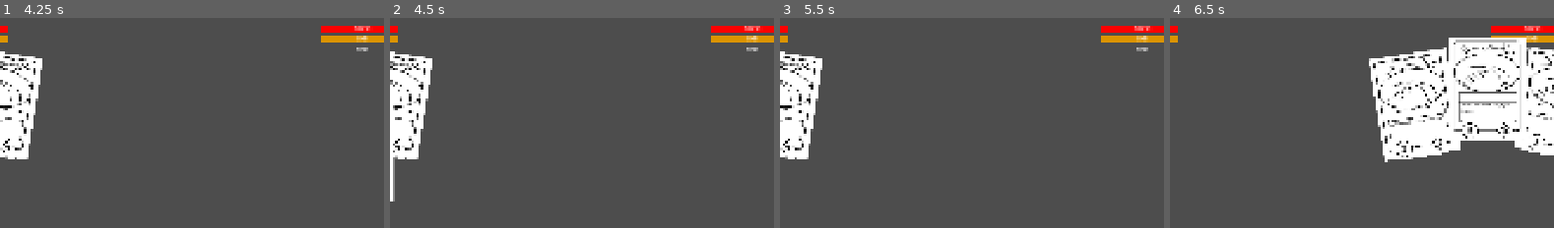
Above: before the commit, frames 1-4 (left to right).
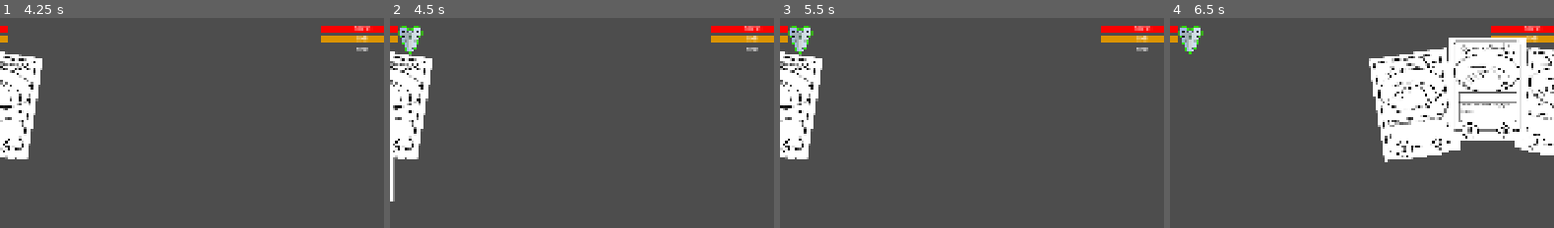
Above: after the commit, the same moments.

Repository: idealmonke/2.5d-test
Game: Godot game, scene res://game_data/scenes/Main_Menu.tscn
Same seed, same stepped clock (60 frames per second), same inputs: the game is played once before the commit and once after it. The engine's default icon, where the game draws it, is replaced by a stand-in: a white triangle on a blue panel in a dark square.
Inputs (mouse positions are % of the whole screen's width and height, from its top left):
- Up to frame 1 (4.25 s): click "Play" at 0.5 s; click "END TURN" at 1.25 s; tap Enter at 2 s; drag from (21, 79) to (60, 26) at 2.02 s; tap Space at 2.75 s; drag from (7, 78) to (45, 70) at 2.77 s; move the mouse to (7, 77) at 3.52 s; hold W from 3.53 s (still down); tap R at 3.6 s; click (7, 77) at 3.67 s
- Up to frame 2 (4.5 s): release W at 4.25 s; tap Enter at 4.25 s; drag from (7, 78) to (19, 33) at 4.27 s
- Up to frame 3 (5.5 s): tap Space at 5 s; drag from (7, 77) to (55, 49) at 5.02 s
- Up to frame 4 (6.5 s): tap Enter at 5.75 s; drag from (7, 78) to (35, 23) at 5.77 s
The pictures show only the part of the screen within x 29-79%, y 31-81%; the shares and areas given below are measured in that part.

Frame 1 is identical in both runs. In frame 2, 0.6% of the frame differs, in the area x 2-9%, y 3-18%; in frame 3, 0.6%; in frame 4, 0.6%.
Error before the commit: Parse Error: Key "69" was already used in this dictionary (at line 8). (res://game_data/status_effects/status_effect_registry.gd:11)

Commit message:
fixed shields + shield ui

Diff:
--- a/game_data/enemies/enemy.gd
+++ b/game_data/enemies/enemy.gd
@@ -48,6 +48,8 @@
 var stamina_bar: TextureProgressBar
 var mana_bar: TextureProgressBar
 
+var shield_node: Node2D
+
 var enemy_card_container : Node2D
 
 var health_bar_text : Label
@@ -78,6 +80,8 @@
 
 	status_effect_bar = $status_effect_bar
 
+	shield_node = $shield
+
 func get_stamina() -> int:
 	return current_stamina
 
@@ -132,7 +136,9 @@
 			status.data.stats_calculations[COMMON_ENUMS.PLAYER_STATS.INCOMING_DAMAGE].calculate.call(damage)
 
 	if current_shield > 0:
-		current_shield -= damage.damage_shield(current_shield, defense)
+		var variable = damage.damage_shield(current_shield, defense)
+		current_shield -= variable
+		print("TYELRHKEJSKLJFDDKFJKFKJFD TURD"+ str(variable))
 	current_health -= damage.damage_health(defense)
 
 	if (damage.is_strike):
@@ -140,6 +146,10 @@
 
 	_update_stat_bars()
 	_update_status()
+
+func gain_shield(shield : int) -> void:
+	current_shield += shield
+	_update_stat_bars()
 
 func is_dead() -> bool:
 	return current_health<=0
@@ -175,6 +185,11 @@
 	stamina_bar_text.text = str(current_stamina)+"/"+str(max_stamina)
 	mana_bar_text.text = str(current_mana)+"/"+str(max_mana)
 
+	if(current_shield <= 0):
+		shield_node.hide()
+	else:
+		shield_node.show()
+		shield_node.get_node("shield_label").text = str(current_shield)
 
 func initialize_data(data: enemy_data, cur_idx : int) -> void:
 	enemy_name = data.enemy_name
--- a/game_data/enemies/enemy.tscn
+++ b/game_data/enemies/enemy.tscn
@@ -3,6 +3,7 @@
 [ext_resource type="Script" uid="uid://dtosnq5o1su6r" path="res://game_data/enemies/enemy.gd" id="1_n0pnn"]
 [ext_resource type="Texture2D" uid="uid://0m7um0amx7v2" path="res://game_data/enemies/enemy_art/enemy_harpy.png" id="2_mde5d"]
 [ext_resource type="Script" uid="uid://t5qbjm3s8snw" path="res://game_data/status_effects/status_effect_display.gd" id="3_mde5d"]
+[ext_resource type="Texture2D" uid="uid://cn0gksiqvqs4h" path="res://game_data/status_effects/status_effect_images/Shield Simple.png" id="4_xqs3r"]
 
 [sub_resource type="RectangleShape2D" id="RectangleShape2D_mja0g"]
 size = Vector2(500, 500)
@@ -13,6 +14,9 @@
 
 [sub_resource type="GradientTexture2D" id="GradientTexture2D_u3tej"]
 gradient = SubResource("Gradient_md5fw")
+
+[sub_resource type="LabelSettings" id="LabelSettings_5g3yw"]
+font_color = Color(0, 0.23, 0.049833342, 1)
 
 [node name="enemy" type="Area2D" unique_id=239038922]
 script = ExtResource("1_n0pnn")
@@ -92,3 +96,19 @@
 metadata/_custom_type_script = "uid://t5qbjm3s8snw"
 
 [node name="enemy_card_container" type="Node2D" parent="." unique_id=1801170905]
+
+[node name="shield" type="Node2D" parent="." unique_id=1011721554]
+
+[node name="shield_icon" type="Sprite2D" parent="shield" unique_id=1900575741]
+position = Vector2(126.5, 212)
+scale = Vector2(1.203125, 1.21875)
+texture = ExtResource("4_xqs3r")
+
+[node name="shield_label" type="Label" parent="shield" unique_id=247064764]
+offset_left = 107.0
+offset_top = 193.0
+offset_right = 147.0
+offset_bottom = 216.0
+text = "GTY"
+label_settings = SubResource("LabelSettings_5g3yw")
+horizontal_alignment = 1
--- a/game_data/enemies/enemy_card_abilities/block_ability.gd
+++ b/game_data/enemies/enemy_card_abilities/block_ability.gd
@@ -2,4 +2,4 @@
 extends enemy_card_ability
 
 func execute() -> void:
-	BattleController.active_turn.current_shield+=5
+	BattleController.active_turn.gain_shield(5)
--- a/game_data/scripts/battle_controller.gd
+++ b/game_data/scripts/battle_controller.gd
@@ -166,7 +166,6 @@
 	data.player._upkeep_regen_mana()
 	data.player._upkeep_regen_stamina()
 
-	print("iteration : "+str(data.player.hand_size))
 	var current_handsize = data.player.hand_size
 	for i in range(current_handsize):
 		draw_card()
--- a/game_data/scripts/damage.gd
+++ b/game_data/scripts/damage.gd
@@ -59,6 +59,7 @@
 				min_damage = equation.call(min_damage)
 
 			damages[key] -= min_damage
+			total_damage_applied += min_damage
 			break
 
 		else:
--- a/game_data/status_effects/status_effect_data/dazed.tres
+++ b/game_data/status_effects/status_effect_data/dazed.tres
@@ -2,7 +2,7 @@
 
 [ext_resource type="Script" uid="uid://cr4vcfio37kt8" path="res://game_data/status_effects/status_effect_ability.gd" id="1_xqp06"]
 [ext_resource type="Script" uid="uid://ckat7g3sy3t70" path="res://game_data/status_effects/status_effect_data.gd" id="2_pq1su"]
-[ext_resource type="Texture2D" uid="uid://cokxdcj3sv5l0" path="res://game_data/status_effects/status_effect_data/dazed.png" id="2_tjr6p"]
+[ext_resource type="Texture2D" uid="uid://bcqxvk8wjv4ap" path="res://game_data/status_effects/status_effect_images/Daze.png" id="2_tjr6p"]
 [ext_resource type="Script" uid="uid://t2nh4qwidy8w" path="res://game_data/status_effects/status_effect_calculation.gd" id="3_tjr6p"]
 [ext_resource type="Script" uid="uid://rd5dyjcchvf8" path="res://game_data/status_effects/status_effect_calculations/dazed_calculation.gd" id="5_tjr6p"]
 
--- a/game_data/status_effects/status_effect_registry.gd
+++ b/game_data/status_effects/status_effect_registry.gd
@@ -7,8 +7,7 @@
 	0001: "burning",
 	0069: "haste",
 	69420: "dazed",
-	0002: "divine_favor",
-	0069: "haste"
+	0002: "divine_favor"
 }
 
 static func get_status_effect_data(ID: int) -> status_effect_data:
Not shown: 1 places in game_data/skill_cards/skill_cards_data/longsword.tres that only renumber resources
Binary file removed: game_data/status_effects/status_effect_data/dazed.png
Not shown, removed: game_data/status_effects/status_effect_data/dazed.png.import
